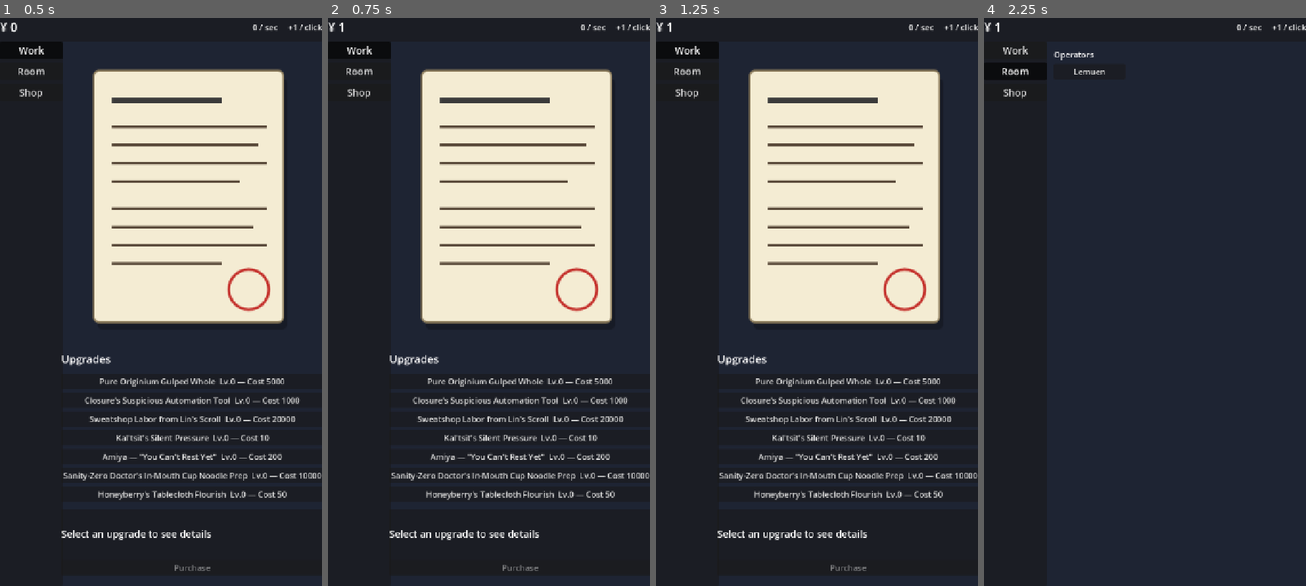
Above: before the commit, frames 1-4 (left to right).
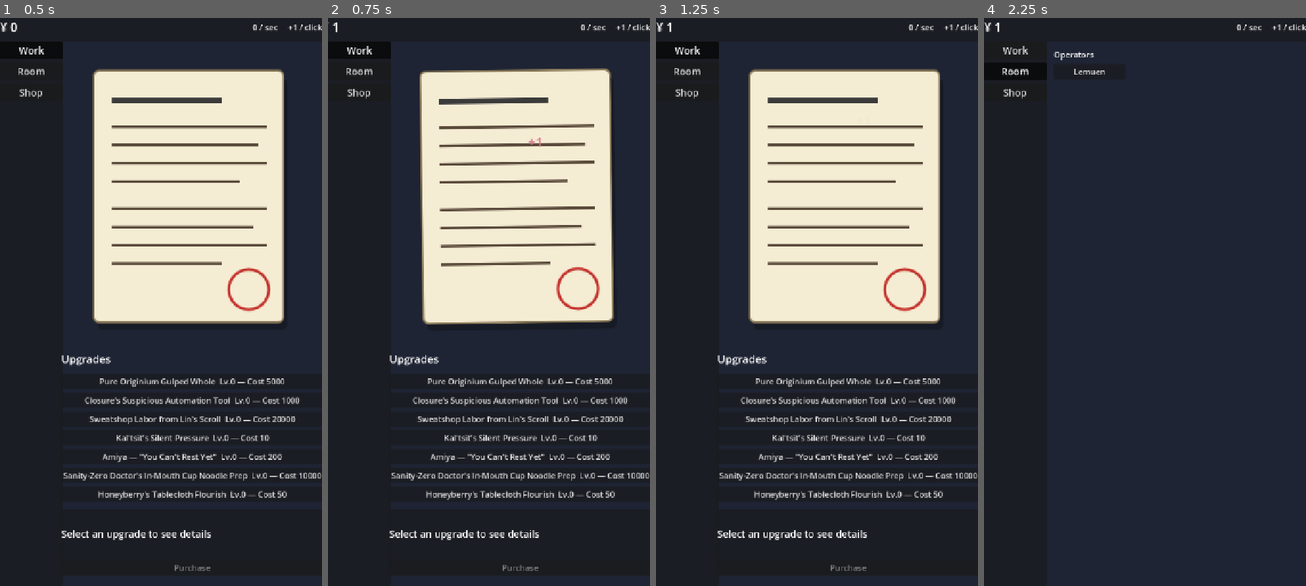
Above: after the commit, the same moments.

Repository: bakamarudasi/clickergame_demo
Game: Godot game, scene res://scenes/main.tscn
Same seed, same stepped clock (60 frames per second), same inputs: the game is played once before the commit and once after it.
Inputs (mouse positions are in pixels of both pictures, inside the frame that each line leads up to):
- Up to frame 1 (0.5 s): no input
- Up to frame 2 (0.75 s): click (521, 199) at 0.5 s
- Up to frame 3 (1.25 s): no input
- Up to frame 4 (2.25 s): click "Work" at 1.25 s; click "Room" at 2 s

Frame 1 is identical in both runs. In frame 2, 2.8% of the frame differs, in the area x 0-89%, y 0-54%; in frame 3, less than 0.1%; in frame 4, nothing differs.
Error before the commit: Cannot call method 'get_children' on a null value. (res://scripts/ui/work_tab.gd:65)
Error after the commit: Cannot call method 'get_children' on a null value. (res://scripts/ui/work_tab.gd:95)

Commit message:
Add click feedback: floating +N popup, currency pop, document wiggle
Adds three layers of click juice without changing any economy logic:
- Spawns a +N label that drifts up and fades out from a small jittered
  position around the document button on each click
- Pops the currency status label with a quick scale-up/scale-down each
  time the currency changes (covers both manual clicks and per-second
  ticks, so passive income also feels alive)
- Adds a small random rotation to the existing squash so repeated clicks
  read as distinct hits rather than a single static squash

All tunables (rise distance, durations, max wiggle deg, pop scale) live
in UIConstants so they can be tweaked centrally.

https://claude.ai/code/session_01BbnKH9d862wKuFHVVQeGKj

Diff:
--- a/scripts/main.gd
+++ b/scripts/main.gd
@@ -25,6 +25,7 @@
 @onready var background: ColorRect = $Background
 
 var _toast_tween: Tween
+var _currency_pop_tween: Tween
 
 
 func _ready() -> void:
@@ -63,6 +64,19 @@
 
 func _on_currency_changed(_v: int) -> void:
 	_refresh_status_bar()
+	_pop_currency_label()
+
+
+func _pop_currency_label() -> void:
+	if _currency_pop_tween != null and _currency_pop_tween.is_valid():
+		_currency_pop_tween.kill()
+	currency_label.pivot_offset = currency_label.size * 0.5
+	currency_label.scale = Vector2.ONE
+	var peak := Vector2.ONE * UIConstants.CURRENCY_POP_SCALE
+	var dur := UIConstants.CURRENCY_POP_DURATION
+	_currency_pop_tween = create_tween()
+	_currency_pop_tween.tween_property(currency_label, "scale", peak, dur).set_trans(Tween.TRANS_QUAD).set_ease(Tween.EASE_OUT)
+	_currency_pop_tween.tween_property(currency_label, "scale", Vector2.ONE, dur).set_trans(Tween.TRANS_QUAD).set_ease(Tween.EASE_IN)
 
 func _on_per_second_changed(_v: int) -> void:
 	_refresh_status_bar()
--- a/scripts/ui/ui_constants.gd
+++ b/scripts/ui/ui_constants.gd
@@ -39,6 +39,11 @@
 const TOAST_FADE_SEC := 0.6
 const PORTRAIT_CLICK_SQUASH := 0.05
 const PORTRAIT_CLICK_DURATION := 0.08
+const CLICK_WIGGLE_DEG := 2.5                # クリック時のランダム回転幅（±度）
+const CLICK_POPUP_RISE_PX := 90.0            # +N ポップアップの上昇量
+const CLICK_POPUP_DURATION := 0.7            # +N ポップアップの寿命（秒）
+const CURRENCY_POP_SCALE := 1.18             # 通貨ラベル弾みの最大倍率
+const CURRENCY_POP_DURATION := 0.10          # 通貨ラベル弾みの片道時間
 
 # --- ゲームバランス --------------------------------------------------------
 const INSPECTION_COOLDOWN_SEC := 300.0       # 検査クールダウン（実時間秒、テスト時は短く）
--- a/scripts/ui/work_tab.gd
+++ b/scripts/ui/work_tab.gd
@@ -26,8 +26,10 @@
 
 
 func _on_click_pressed() -> void:
+	var gained := GameState.click_power
 	EconomyService.click()
 	_animate_click_squash()
+	_spawn_click_popup(gained)
 
 
 func _animate_click_squash() -> void:
@@ -37,9 +39,37 @@
 	document_button.scale = Vector2.ONE
 	var dur := UIConstants.PORTRAIT_CLICK_DURATION
 	var squashed := Vector2.ONE * (1.0 - UIConstants.PORTRAIT_CLICK_SQUASH)
-	_click_tween = create_tween()
+	var wiggle := deg_to_rad(randf_range(-UIConstants.CLICK_WIGGLE_DEG, UIConstants.CLICK_WIGGLE_DEG))
+	_click_tween = create_tween().set_parallel(true)
 	_click_tween.tween_property(document_button, "scale", squashed, dur)
-	_click_tween.tween_property(document_button, "scale", Vector2.ONE, dur)
+	_click_tween.chain().tween_property(document_button, "scale", Vector2.ONE, dur)
+	_click_tween.tween_property(document_button, "rotation", wiggle, dur)
+	_click_tween.chain().tween_property(document_button, "rotation", 0.0, dur * 1.5)
+
+
+func _spawn_click_popup(amount: int) -> void:
+	if amount <= 0:
+		return
+	var popup := Label.new()
+	popup.text = "+%d" % amount
+	popup.theme_type_variation = UIConstants.VAR_TITLE_LABEL
+	popup.modulate = UIConstants.COLOR_ACCENT
+	popup.mouse_filter = Control.MOUSE_FILTER_IGNORE
+	popup.z_index = 100
+	add_child(popup)
+	var btn_rect := document_button.get_global_rect()
+	var local_origin := btn_rect.position - global_position
+	var jitter := Vector2(randf_range(-30.0, 30.0), randf_range(-10.0, 10.0))
+	var start_pos := local_origin + Vector2(btn_rect.size.x * 0.5, btn_rect.size.y * 0.35) + jitter
+	popup.position = start_pos
+	popup.pivot_offset = popup.size * 0.5
+	var end_pos := start_pos + Vector2(0, -UIConstants.CLICK_POPUP_RISE_PX)
+	var dur := UIConstants.CLICK_POPUP_DURATION
+	var tw := create_tween().set_parallel(true)
+	tw.tween_property(popup, "position", end_pos, dur).set_trans(Tween.TRANS_QUAD).set_ease(Tween.EASE_OUT)
+	tw.tween_property(popup, "modulate:a", 0.0, dur).set_trans(Tween.TRANS_QUAD).set_ease(Tween.EASE_IN)
+	tw.tween_property(popup, "scale", Vector2(1.25, 1.25), dur * 0.3).from(Vector2.ONE)
+	tw.chain().tween_callback(popup.queue_free)
 
 
 func _build_upgrade_buttons() -> void:
